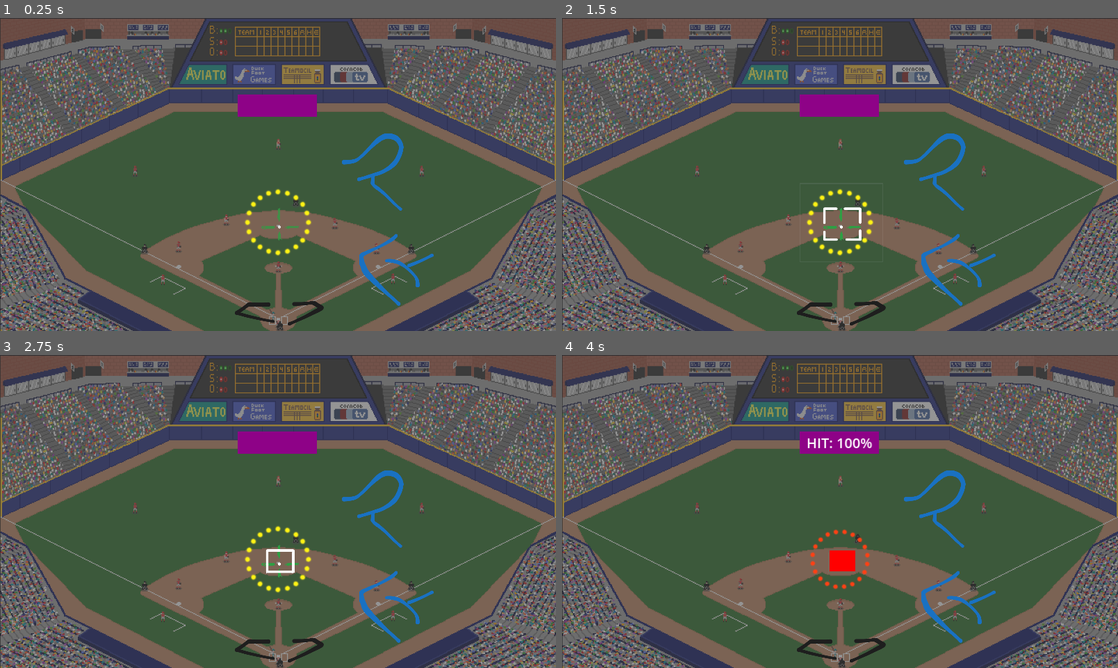
Above: before the commit, frames 1-4 (two rows, left to right).
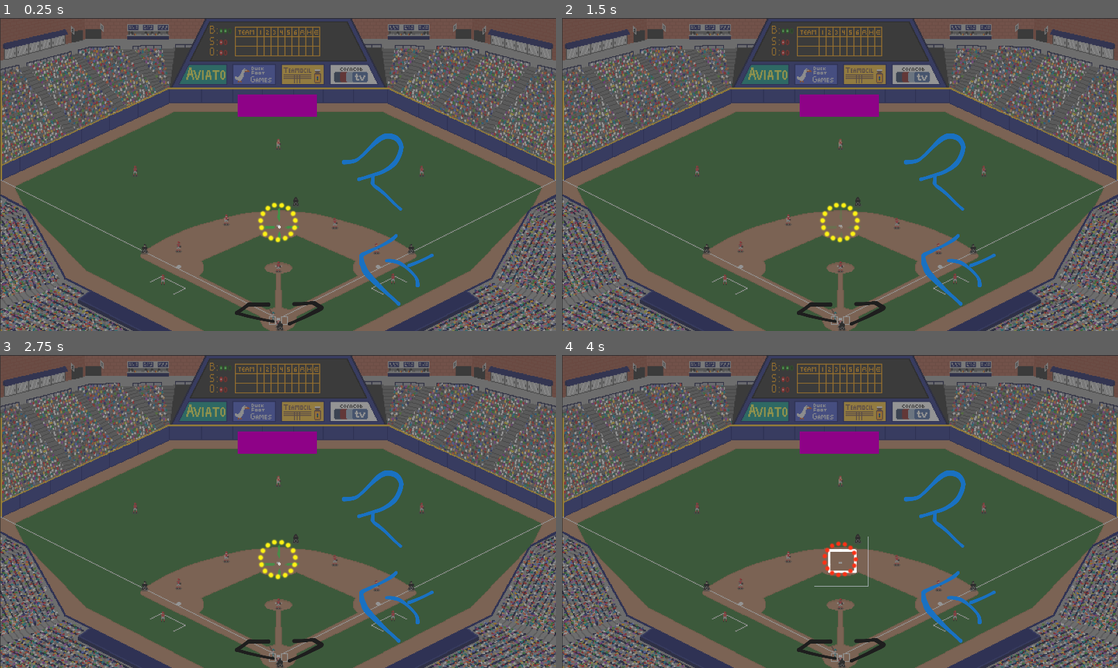
Above: after the commit, the same moments.

Repository: olive20xx/kgj-baseball
Game: Godot game, scene res://src/play_ball.tscn
Two runs of this game, one before a commit and one after it. Both use one fixed random seed, a clock stepped at 60 frames per second and the inputs below.
Inputs:
- Up to frame 1 (0.25 s): no input
- Up to frame 2 (1.5 s): tap Enter (swing) at 0.5 s; hold Enter (swing) 0.53-1.28 s; tap Space (throw) at 0.8, 1.35 s
- Up to frame 3 (2.75 s): tap Enter (swing) at 1.55 s; hold Enter (swing) from 2.03 s (still down); tap Space (throw) at 2.3 s
- Up to frame 4 (4 s): tap Space (throw) at 2.75, 2.85, 3.8 s; release Enter (swing) at 2.78 s; tap Enter (swing) at 3.05 s; hold Enter (swing) from 3.53 s (still down)

The runs differ from the first frame. In frame 1, 0.5% of the frame differs, in the area x 44-56%, y 54-76%; in frame 2, 0.7%; in frame 3, 0.7%; in frame 4, 1.0%, in the area x 44-56%, y 26-75%.

Commit message:
better resets (see details)
* animate cursor position resets
* batter only resets after pitch is finished
* pitcher can't throw while batter is doing a "practice swing" 😘

Diff:
--- a/src/cursors/batter_circle.gd
+++ b/src/cursors/batter_circle.gd
@@ -1,6 +1,7 @@
 class_name BatterCircle
 extends Node2D
 
+signal swinging(b: bool)
 signal swung(shape: CollisionShape2D)
 
 const dot_scene = preload("res://src/cursors/dot.tscn")
@@ -20,17 +21,23 @@
 }
 @export var size := SIZES.NORMAL
 @onready var _size = Sizes[size] as Dictionary
+@export var swing_duration := 0.2
+@export var move_speed := 180.0
 
 var accept_input := true
+var can_reset := true
 
 var yellow := Color("fff314")
 var red := Color("ff3014")
-@export_category("Swing")
-@export var reset_time := 0.5
-@export var spin_deg := 30.0
-@export var spin_dur := 0.2
-@export var spin_scale := 0.9
-var tween: Tween
+
+var reset_time := 0.5
+var spin_deg := 30.0
+var spin_scale := 0.9
+var spin_dur := swing_duration
+var tween: Tween:
+	set(t):
+		if tween: tween.kill()
+		tween = t
 
 @onready var dots: Node2D = $Dots
 @onready var collision_shape: CollisionShape2D = $Area2D/CollisionShape2D
@@ -40,31 +47,43 @@
 
 func _ready() -> void:
 	collision_shape.shape.radius = _size.radius * spin_scale
-	move.speed = 180.0
+	move.speed = move_speed
 	render()
 
 
 func _input(event: InputEvent) -> void:
-	if accept_input and event.is_action_pressed("ui_accept"):
-		swing()
+	if event.is_action_pressed("swing"):
+		if accept_input: #and can_swing:
+			swing()
 
 
 func swing() -> void:
+	swinging.emit(true)
 	accept_input = false
 	var swing_anim := animate_swing()
 	await swing_anim.finished
 	swung.emit(collision_shape)
 
-	await get_tree().create_timer(reset_time).timeout
-	var reset := animate_reset()
-	await reset.finished
+	if can_reset:
+		await get_tree().create_timer(reset_time).timeout
+		reset()
+
+
+func reset(pos := Vector2.ZERO, total_time := 0.4) -> void:
+	# (total_time / 2) to split the reset into two stages
+	var reset_anim := animate_reset(total_time / 2)
+	await reset_anim.finished
+	if not pos == Vector2.ZERO:
+		tween = create_tween()
+		tween.tween_property(self, "position", pos, total_time / 2)
+		tween.play()
+		await tween.finished
 	accept_input = true
+	can_reset = true
+	swinging.emit(false)
 
 
 func animate_swing() -> Tween:
-	if tween:
-		tween.kill()
-
 	tween = create_tween().set_parallel().set_ease(Tween.EASE_OUT)
 	tween.bind_node(dots)
 	tween.tween_property(dots, "rotation_degrees", spin_deg, spin_dur).as_relative()
@@ -74,14 +93,11 @@
 	return tween
 
 
-func animate_reset() -> Tween:
-	if tween:
-		tween.kill()
-
+func animate_reset(time: float) -> Tween:
 	tween = create_tween().set_parallel()
-	tween.tween_property(dots, "rotation_degrees", -spin_deg, 0.2).as_relative()
-	tween.tween_property(dots, "scale", Vector2.ONE, 0.2)
-	tween.tween_property(dots, "modulate", yellow, 0.2)
+	tween.tween_property(dots, "rotation_degrees", -spin_deg, time).as_relative()
+	tween.tween_property(dots, "scale", Vector2.ONE, time)
+	tween.tween_property(dots, "modulate", yellow, time)
 	tween.play()
 
 	return tween
@@ -99,7 +115,7 @@
 
 	# evenly space dots around circle
 	# this part seems a lil incorrect...
-	var degree_spacing := floori(360 / dot_count)
+	var degree_spacing := floori(360.0 / dot_count)
 
 	for i in dot_count:
 		var degrees := degree_spacing * i
--- a/src/cursors/pitcher/pitcher_cursor.gd
+++ b/src/cursors/pitcher/pitcher_cursor.gd
@@ -1,9 +1,9 @@
 class_name PitcherCursor
 extends Node2D
 
+signal pitching
+signal arrival_start(time: float)
 signal arrived(shape: CollisionShape2D)
-signal arrival_start(time: float)
-signal pitching
 
 var pitches := {
 	"fastball": {
@@ -22,7 +22,9 @@
 
 var selected_pitch: Dictionary = pitches.curveball
 
-var accept_input := true
+var is_batter_swinging := false
+var can_pitch := false
+var accept_input := false
 
 @onready var move: Move = $Move
 @onready var pitcher_square: PitcherSquare = $Square
@@ -36,14 +38,17 @@
 		return
 
 	if event.is_action_pressed("throw"):
-		pitch()
+		if can_pitch and selected_pitch and not is_batter_swinging:
+			pitch()
 
 
 func pitch() -> void:
 	var drift_speed: float = selected_pitch.drift_speed
 	var time_to_arrive: float = selected_pitch.time_to_arrive
+
+	# START PITCH: freeze pitch position
 	pitching.emit()
-	#freeze
+	can_pitch = false
 	accept_input = false
 	# bring in square
 	var fade_anim := pitcher_square.fade_in(0.2)
@@ -52,7 +57,7 @@
 	crosshair_blink.stop()
 	crosshair.modulate.a = 1.0
 	await get_tree().create_timer(0.5).timeout
-	# narrow square
+	# START ARRIVAL SEQUENCE - hide crosshair, narrow square
 	arrival_start.emit(time_to_arrive)
 	crosshair.modulate.a = 0.0
 	var tween := pitcher_square.tighten_it_up_there_boys()
@@ -61,15 +66,20 @@
 	accept_input = true
 	var move_tween := move.set_limited_move(drift_speed, time_to_arrive)
 	await move_tween.finished
+	# PITCH ARRIVED
 	arrived.emit(collision_shape)
 
 
-func reset() -> void:
-	position = Vector2.ZERO
-	accept_input = true
+func reset(time: float) -> void:
+	var tween := create_tween()
+	tween.tween_property(self, "position", Vector2.ZERO, time)
+	tween.play()
 	crosshair_blink.reset()
 	move.reset()
 	pitcher_square.reset()
+	await tween.finished
+	can_pitch = true
+	accept_input = true
 
 
 func get_target_rect() -> Rect2:
--- a/src/hit_fairy.gd
+++ b/src/hit_fairy.gd
@@ -4,36 +4,36 @@
 signal hit_percentage(value: int)
 
 # TODO: I think you just need the global position and shape.radius
-var circ_shape: CollisionShape2D
+var batter_shape: CollisionShape2D  # circle
 # TODO: I think you just need the global position and Rect2 (or position + size)
-var rect_shape: CollisionShape2D
+var pitcher_shape: CollisionShape2D # rect
 var overlap: PackedVector2Array = []
 
 
 func assign_rect(shape: CollisionShape2D) -> void:
-	rect_shape = shape
-	if circ_shape: get_overlap()
+	pitcher_shape = shape
+	if batter_shape: get_overlap()
 
 func assign_circ(shape: CollisionShape2D) -> void:
-	circ_shape = shape
-	position = circ_shape.global_position
-	if rect_shape: get_overlap()
+	batter_shape = shape
+	position = batter_shape.global_position
+	if pitcher_shape: get_overlap()
 
 
 func get_overlap() -> void:
-	if not circ_shape or not rect_shape:
+	if not batter_shape or not pitcher_shape:
 		print("hit fairy missing a shape")
-		print('circ: ', !!circ_shape, ' | rect: ', !!rect_shape)
+		print('circ: ', !!batter_shape, ' | rect: ', !!pitcher_shape)
 		return
 
 	# GlobalPosition (from center, absolute) + Rect2D.position (top-left, relative)
-	var rect_pos := rect_shape.global_position + rect_shape.shape.get_rect().position
+	var rect_pos := pitcher_shape.global_position + pitcher_shape.shape.get_rect().position
 	# Since this node re-positions to the center of the Batter Circle, we can get
 	# dist by using our GlobalPosition
 	var dist_to_rect := rect_pos - global_position
 
-	var rect_polygon := make_rect_polygon(rect_shape.shape.get_rect(), dist_to_rect)
-	var circ_polygon := make_circle_polygon(circ_shape.shape.radius, 12)
+	var rect_polygon := make_rect_polygon(pitcher_shape.shape.get_rect(), dist_to_rect)
+	var circ_polygon := make_circle_polygon(batter_shape.shape.radius, 12)
 
 	var overlap_result := Geometry2D.intersect_polygons(rect_polygon, circ_polygon)
 	if not overlap_result.is_empty():
@@ -46,8 +46,8 @@
 
 func calculate_hit_percentage() -> int:
 	var total: float
-	var rect_area := rect_shape.shape.get_rect().get_area()
-	var circ_area := PI * pow(circ_shape.shape.radius, 2)
+	var rect_area := pitcher_shape.shape.get_rect().get_area()
+	var circ_area := PI * pow(batter_shape.shape.radius, 2)
 
 	if rect_area < circ_area:
 		total = rect_area
@@ -60,8 +60,8 @@
 
 
 func reset() -> void:
-	circ_shape = null
-	rect_shape = null
+	batter_shape = null
+	pitcher_shape = null
 	overlap = []
 	queue_redraw()
 
--- a/src/play_ball.gd
+++ b/src/play_ball.gd
@@ -4,7 +4,9 @@
 # 2 - make the sequence of play
 # 3 - track swing timing
 # 4 - pitches with different X and Y drifts
-# 5 - strike zone fun
+# post MVP
+# - pitcher fatigue
+# - strike zone fun
 #	   - random shapes
 #      - moving strike zone!
 
@@ -19,10 +21,14 @@
 @onready var reset_timer: Timer = $ResetTimer
 
 
+
 func _ready() -> void:
+	batter_circle.position = center_pos
 	reset()
+	pitcher_cursor.pitching.connect(func(): batter_circle.can_reset = false)
 	pitcher_cursor.arrived.connect(hit_fairy.assign_rect)
 	batter_circle.swung.connect(hit_fairy.assign_circ)
+	batter_circle.swinging.connect(func(is_swinging): pitcher_cursor.is_batter_swinging = is_swinging)
 	hit_fairy.hit_percentage.connect(_on_pitch_complete)
 
 
@@ -34,7 +40,9 @@
 
 
 func reset() -> void:
+	var batter_reset_time := 0.4
+	var pitcher_reset_time := batter_reset_time + 0.2
 	hit_fairy.reset()
-	batter_circle.position = center_pos
-	pitcher_cursor.reset()
+	batter_circle.reset(center_pos, batter_reset_time)
+	pitcher_cursor.reset(pitcher_reset_time)
 	strike_zone.reset()
--- a/src/play_ball.tscn
+++ b/src/play_ball.tscn
@@ -35,7 +35,6 @@
 [node name="BatterCircle" parent="." instance=ExtResource("5_xdh6u")]
 unique_name_in_owner = true
 position = Vector2(300, 445)
-size = 3
 
 [node name="HitFairy" type="Node2D" parent="."]
 unique_name_in_owner = true
